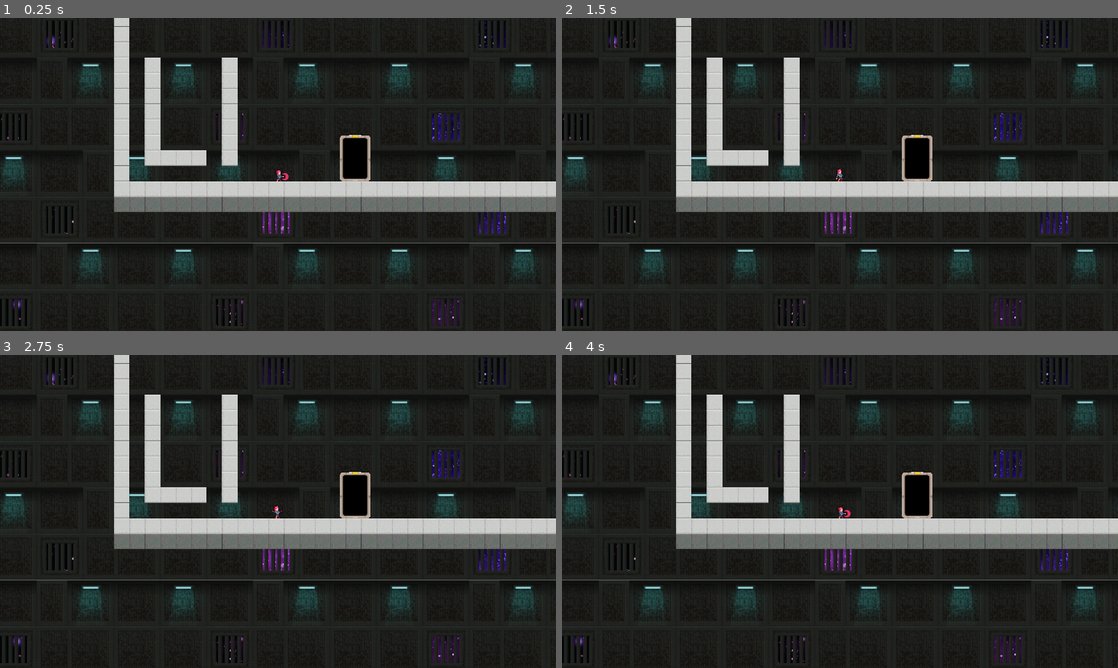
Above: before the commit, frames 1-4 (two rows, left to right).
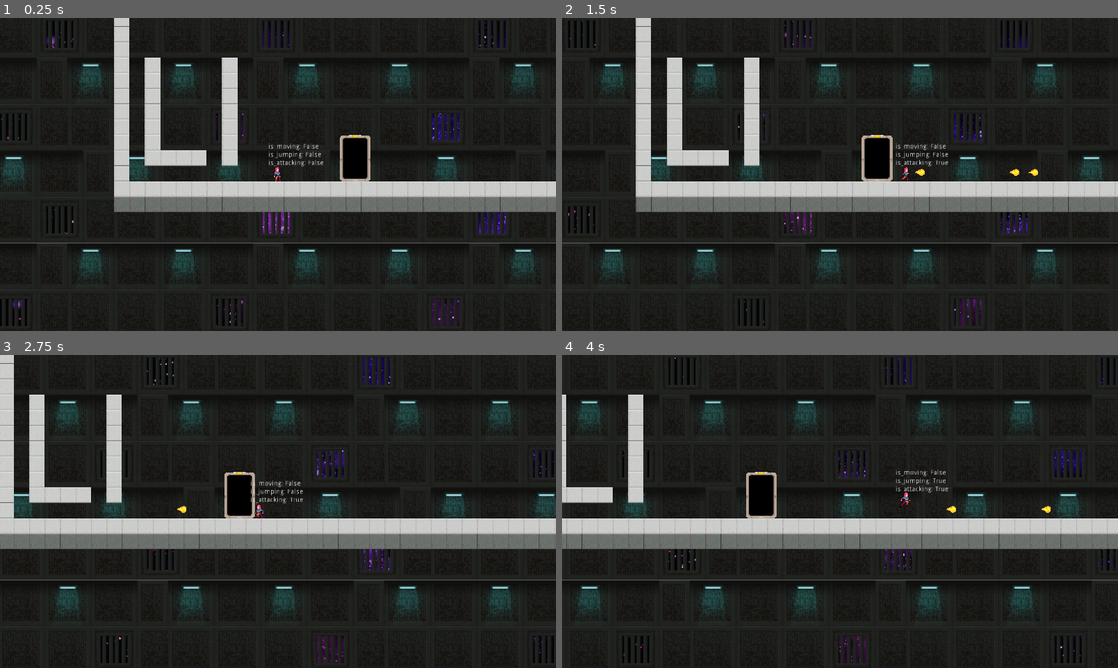
Above: after the commit, the same moments.

Repository: KateNol/StartProjektSemester1
Game: Godot game, scene res://src/scenes/Game.tscn
The game is run twice, just before and just after one commit, with the same random seed, the same clock (stepped at 60 frames per second) and the same inputs.
Inputs:
- Up to frame 1 (0.25 s): no input
- Up to frame 2 (1.5 s): tap Enter (attack) at 0.5, 0.6, 1.35 s; hold D (move_right) from 0.53 s (still down); tap W (jump) at 0.77 s
- Up to frame 3 (2.75 s): tap W (jump) at 1.52 s; release D (move_right) at 2.03 s; hold A (move_left) from 2.03 s (still down); tap Enter (attack) at 2.1 s
- Up to frame 4 (4 s): release A (move_left) at 2.78 s; hold D (move_right) from 2.78 s (still down); tap Enter (attack) at 2.85, 3.6 s; tap W (jump) at 3.02, 3.77 s

The runs differ from the first frame. In frame 1, 0.3% of the frame differs, in the area x 48-59%, y 40-53%; in frame 2, 17%; in frame 3, 16%; in frame 4, 17%, in the area x 0-100%, y 0-99%.
Error before the commit: Parse Error: Can't preload resource at path: res://src/actors/Player/FireBall.tscn (res://src/actors/pplayer/Player.gd:2)

Commit message:
folderclearness

Diff:
--- a/src/actors/pplayer/FireBall.tscn
+++ b/src/actors/player/FireBall.tscn
@@ -1,7 +1,8 @@
 [gd_scene load_steps=4 format=2]
 
-[ext_resource path="res://src/actors/pplayer/FireBall.gd" type="Script" id=1]
+[ext_resource path="res://src/actors/player/FireBall.gd" type="Script" id=1]
 [ext_resource path="res://src/assets/actors/Enemy1/dead/enemy-death-1.png" type="Texture" id=2]
+
 
 
 
--- a/src/actors/pplayer/Player.tscn
+++ b/src/actors/player/Player.tscn
@@ -1,11 +1,12 @@
 [gd_scene load_steps=33 format=2]
 
 [ext_resource path="res://src/assets/actors/godot_robot.png" type="Texture" id=1]
-[ext_resource path="res://src/actors/pplayer/Player.gd" type="Script" id=2]
+[ext_resource path="res://src/actors/player/Player.gd" type="Script" id=2]
 [ext_resource path="res://src/assets/actors/Player/player_run.png" type="Texture" id=3]
 [ext_resource path="res://src/assets/actors/Player/player_idle.png" type="Texture" id=4]
 [ext_resource path="res://src/assets/actors/Player/player_jump.png" type="Texture" id=5]
 [ext_resource path="res://src/assets/actors/Player/player_attack3.png" type="Texture" id=6]
+
 
 
 
--- a/src/scenes/levels/Level0.tscn
+++ b/src/scenes/levels/Level0.tscn
@@ -2,8 +2,9 @@
 
 [ext_resource path="res://src/assets/tilesets/png-transparent-nebula-atmosphere-sky-nebula-space-astronomy-space-miscellaneous-purple-texture.png" type="Texture" id=1]
 [ext_resource path="res://src/assets/tilesets/main_scifi_tileset.png" type="Texture" id=2]
-[ext_resource path="res://src/actors/pplayer/Player.tscn" type="PackedScene" id=4]
+[ext_resource path="res://src/actors/player/Player.tscn" type="PackedScene" id=4]
 [ext_resource path="res://src/scenes/Door.tscn" type="PackedScene" id=5]
+
 
 
 
--- a/src/scenes/levels/Level1.tscn
+++ b/src/scenes/levels/Level1.tscn
@@ -1,9 +1,10 @@
 [gd_scene load_steps=29 format=2]
 
-[ext_resource path="res://src/actors/pplayer/Player.tscn" type="PackedScene" id=1]
+[ext_resource path="res://src/actors/player/Player.tscn" type="PackedScene" id=1]
 [ext_resource path="res://src/assets/tilesets/png-transparent-nebula-atmosphere-sky-nebula-space-astronomy-space-miscellaneous-purple-texture.png" type="Texture" id=2]
 [ext_resource path="res://src/assets/tilesets/main_scifi_tileset.png" type="Texture" id=3]
 [ext_resource path="res://src/scenes/Door.tscn" type="PackedScene" id=4]
+
 
 
 
--- a/src/scenes/levels/Level2.tscn
+++ b/src/scenes/levels/Level2.tscn
@@ -1,9 +1,10 @@
 [gd_scene load_steps=29 format=2]
 
-[ext_resource path="res://src/actors/pplayer/Player.tscn" type="PackedScene" id=1]
+[ext_resource path="res://src/actors/player/Player.tscn" type="PackedScene" id=1]
 [ext_resource path="res://src/assets/tilesets/png-transparent-nebula-atmosphere-sky-nebula-space-astronomy-space-miscellaneous-purple-texture.png" type="Texture" id=2]
 [ext_resource path="res://src/assets/tilesets/main_scifi_tileset.png" type="Texture" id=3]
 [ext_resource path="res://src/scenes/Door.tscn" type="PackedScene" id=4]
+
 
 
 
Renamed: src/actors/pplayer/FireBall.gd -> src/actors/player/FireBall.gd
Renamed: src/actors/pplayer/Player.gd -> src/actors/player/Player.gd
